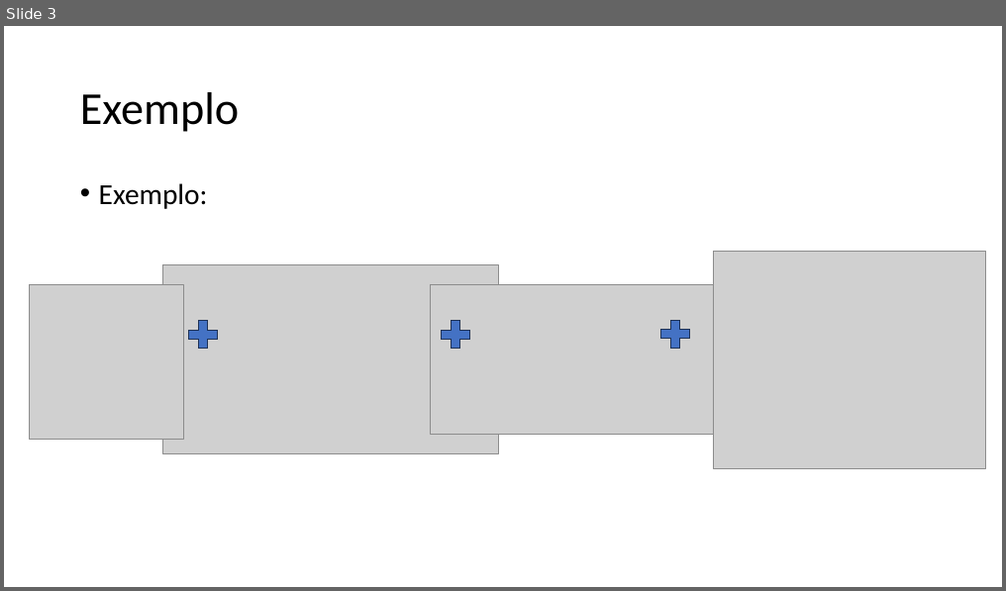
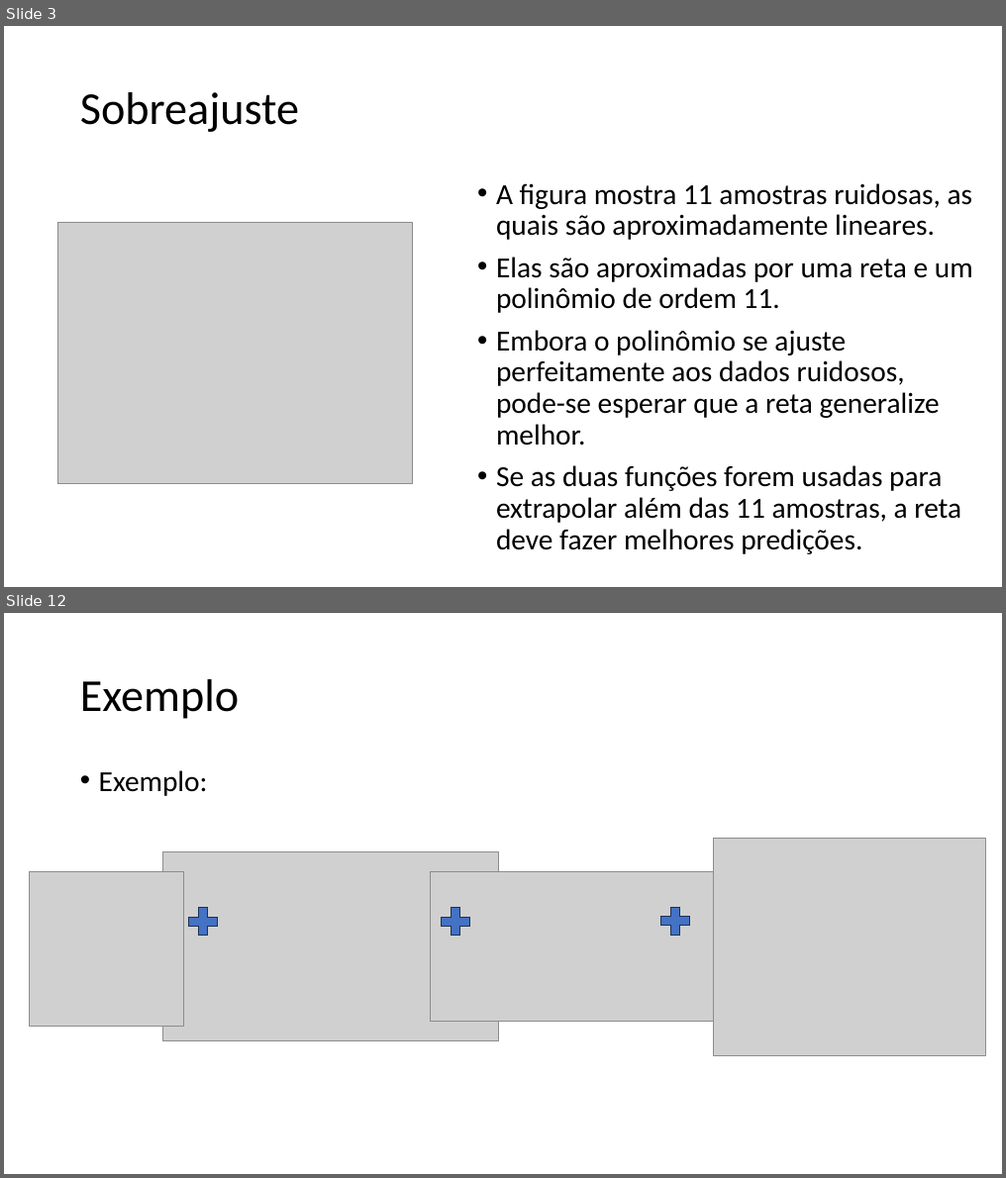
Before and after one commit to zz4fap/tp557-iot-ml, a slide deck: slides/TP557_13.pptx. Shown one above the other, each under a label of ours: slide 3 before the commit, slides 3 and 12 after it; the slides between them are not shown. The pictures are 1006x591 and 1006x1178 pixels, drawn with LibreOffice and Linux fonts; fonts in the diff are those of the drawing; grey boxes stand for pictures. Boxes give left, top, right and bottom in pixels: in the first picture for what was removed or moved away, otherwise in the second. Text is boxed around its words. In the diff, an @@ line names an element or a change of style, - is before the commit and + after.

```diff
--- a/slides/TP557_13.pptx
+++ b/slides/TP557_13.pptx
@@ slide 3 added at <box>4,26,1002,587</box>, background #FFFFFF @@
@@ title added at <box>80,92,299,132</box>, 44 pt, text #000000 @@
+Sobreajuste
@@ text added at <box>496,183,973,555</box>, 28 pt, text #000000 @@
+• A figura mostra 11 amostras ruidosas, as quais são aproximadamente lineares.
+• Elas são aproximadas por uma reta e um polinômio de ordem 11.
+• Embora o polinômio se ajuste perfeitamente aos dados ruidosos, pode-se esperar que a reta generalize melhor.
+• Se as duas funções forem usadas para extrapolar além das 11 amostras, a reta deve fazer melhores predições.
@@ picture added at <box>57,222,412,484</box> @@
@@ what was slide 3 is now slide 12 @@
```
Also in this commit, not shown: 3 slides changed, 8 other slides added, 3 other files.
